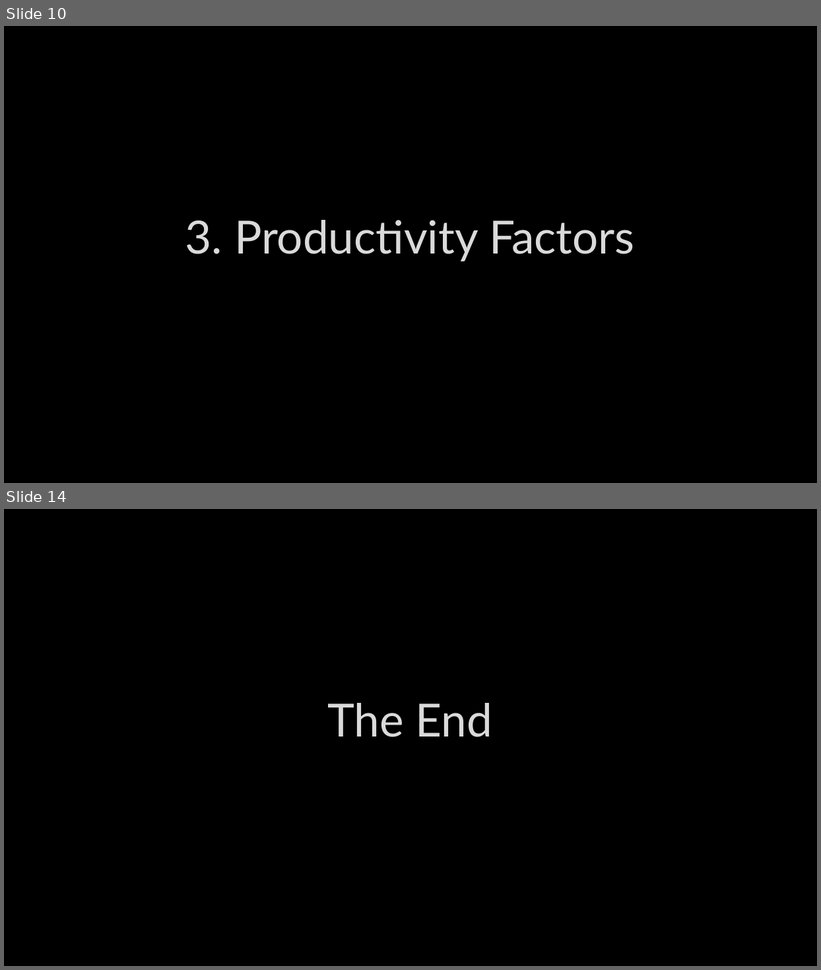
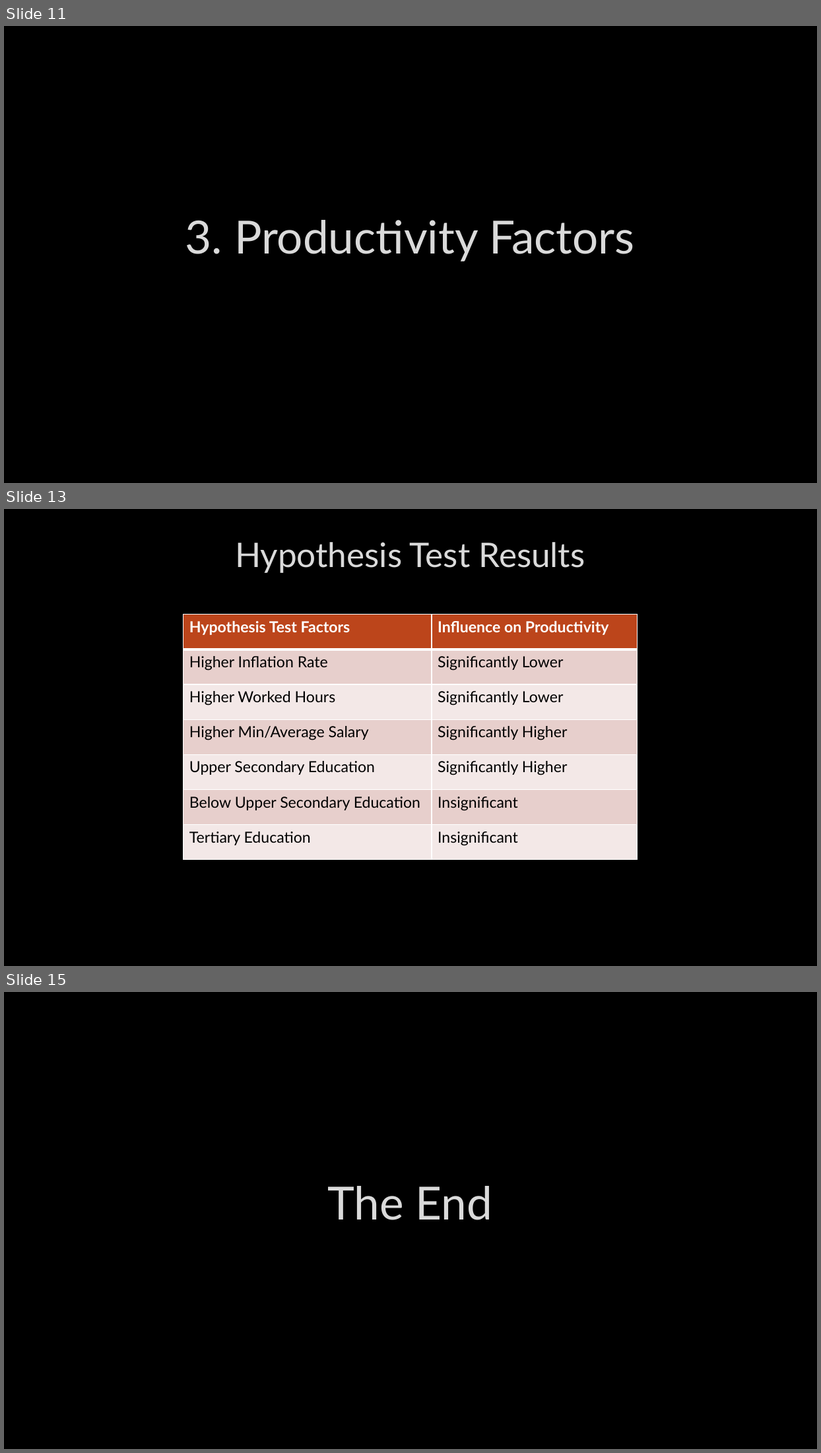
Before and after one commit to kanghinlee/Data-Projects, a slide deck: deloitte_productivity_project/presentation/New Microsoft PowerPoint Presentation.pptx. Shown one above the other, each under a label of ours: slides 10 and 14 before the commit, slides 11, 13 and 15 after it; the slides between them are not shown. The pictures are 821x970 and 821x1453 pixels, drawn with LibreOffice and Linux fonts; fonts in the diff are those of the drawing; background and template pictures are left out. Boxes give left, top, right and bottom in pixels: in the first picture for what was removed or moved away, otherwise in the second. Text is boxed around its words. In the diff, an @@ line names an element or a change of style, - is before the commit and + after.

```diff
--- a/deloitte_productivity_project/presentation/New Microsoft PowerPoint Presentation.pptx
+++ b/deloitte_productivity_project/presentation/New Microsoft PowerPoint Presentation.pptx
@@ slide 13 added at [4, 509, 817, 966], background picture (left out) @@
@@ title added at [235, 542, 585, 573], 40 pt, text #DADADA @@
+Hypothesis Test Results
@@ table added at [184, 615, 637, 860], 7 rows, 2 columns @@
+Hypothesis Test Factors | Influence on Productivity
+Higher Inflation Rate | Significantly Lower
+Higher Worked Hours | Significantly Lower
+Higher Min/Average Salary | Significantly Higher
+Upper Secondary Education | Significantly Higher
+Below Upper Secondary Education | Insignificant
+Tertiary Education | Insignificant
@@ what was slide 10 is now slide 11 @@
@@ what was slide 14 is now slide 15 @@
```
Also in this commit, not shown: 5 slides changed, 1 other slide added, 2 other files.
